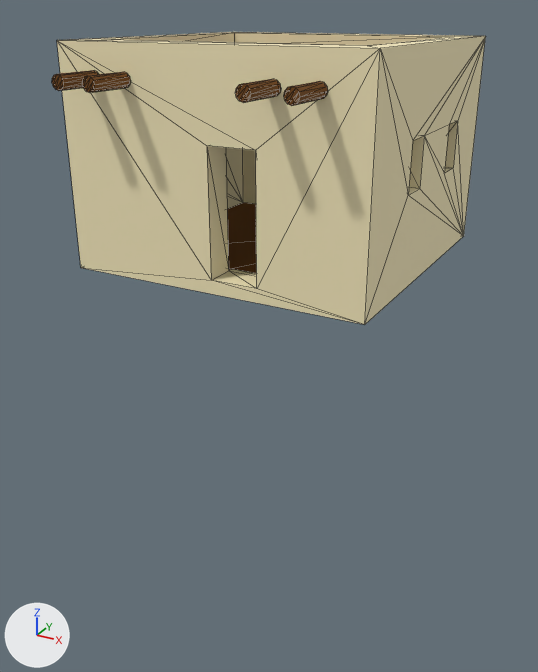
What one commit did to the glTF model assets/square2.glb.
Both versions are drawn from a 50 mm lens placed at (5.37, -10.3, 3.59), pointed at (0.53, -1.49, -0.82). Every picture has the same lights, and +X, +Y and +Z are marked at lower left. Mesh edges are drawn as thin lines. Vertices at the same position are counted once.

The first picture shows 'square'.
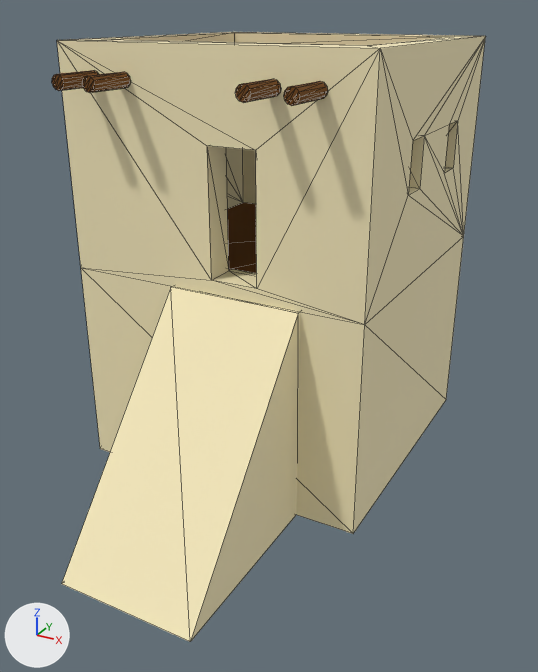
The edits, one by one:
me_mesh_0 is used by ob_square; location (0.0, 0.0, 0.0).
me_mesh_0 had 162 vertices, 316 faces and spanned x -2.3..2.3, y -2.94..2.25, z 0.0..3.2.
me_mesh_0 now has 174 vertices, 340 faces and spans x -2.3..2.3, y -4.99..2.25, z -3.2..3.2.
Part 1, on me_mesh_0:
12 vertices are added at x -2.3..2.3, y -4.99..2.25, z -3.2..0.0.
24 new faces join them, mat_house_mat2 (beige #f8ecc0).

What differs and where, as boxes (x1, y1, x2, y2) in the pictures (538 x 672 px):
'square', reshaped (108% taller)
    before: (52, 32, 486, 325)
    after: (52, 32, 486, 642)
part 1 of me_mesh_0, added (beige)
    after: (62, 236, 464, 642)
